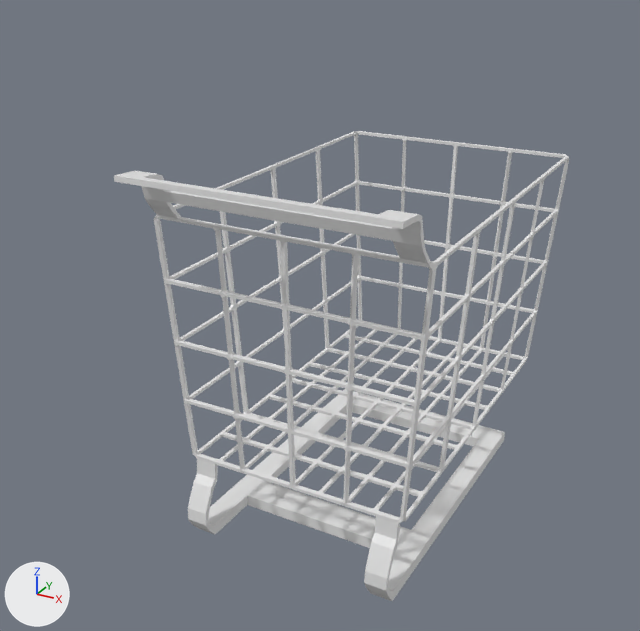
Two versions of the FBX model Assets/_Art/_Models/shoppingcart.fbx, one commit apart.
Camera for both pictures: a camera (50 mm lens) standing at (2.91, -5.9, 3.82) and looking at (0.16, -0.89, 1.31). Arrows for +X, +Y and +Z are at lower left; the lights stay in place.
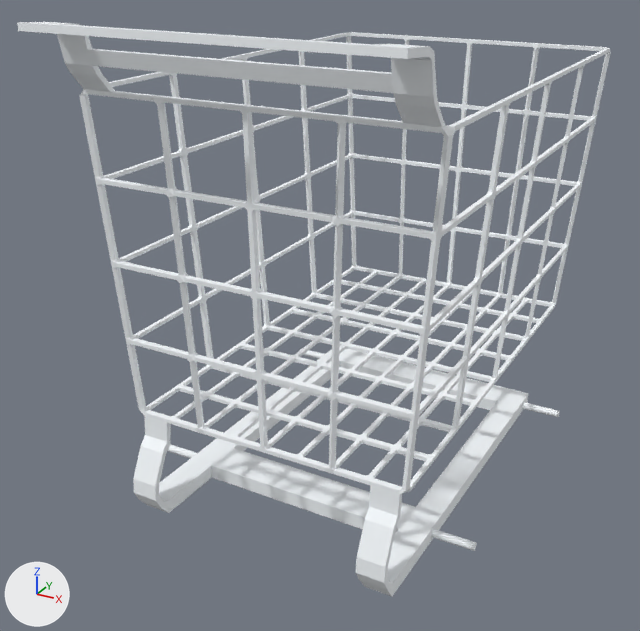
Pixel boxes (x1, y1, x2, y2) of what changed, in the pictures (640 x 631 px):
'Cube', reshaped, moved (30% wider, 22% taller)
    before: (114, 131, 569, 601)
    after: (17, 22, 611, 597)
part 1 of me_cube_001, added
    after: (522, 402, 560, 417)
part 2 of me_cube_001, added
    after: (431, 529, 477, 551)
part 3 of me_cube_001, added
    after: (300, 348, 325, 359)
part 4 of me_cube_001, added
    after: (168, 444, 197, 459)
part 5 of me_cube_001, deleted
    before: (114, 131, 569, 601)
part 6 of me_cube_001, recoloured
    before: (136, 132, 569, 551)
    after: (46, 24, 610, 533)

The change in detail:
Material 'cartMaterial' (mat_cartmaterial) is new.
Its base color is (0.934, 0.97, 1.0) (white #f7fcff).
Its roughness is 0.693.
me_cube_001 is used by ob_cube; location (0.208, 0.018, 0.724); scale (0.0512, 0.0744, 0.0469).
me_cube_001 had 14640 vertices, 15147 faces and spanned x -19.6..19.6, y -25.0..20.5, z -26.2..36.1.
me_cube_001 now has 2648 vertices, 1983 faces and spans x -21.5..21.0, y -25.0..20.5, z -26.2..36.1.
me_cube_001 part 1: a new loose piece, a 32-sided cylinder along x spanning x 15.42..21.02, y 11.9..12.55, z -25.72..-24.68, in mat_cartmaterial (white #f7fcff).
me_cube_001 part 2: a new loose piece, a 32-sided cylinder along x spanning x 15.42..21.02, y -12.26..-11.61, z -24.78..-23.74, in mat_cartmaterial (white #f7fcff).
me_cube_001 part 3: a new loose piece of 64 vertices spanning x -21.5..-15.9, y 11.9..12.6, z -25.7..-24.7, in mat_cartmaterial (white #f7fcff).
me_cube_001 part 4: a new loose piece of 64 vertices spanning x -21.5..-15.9, y -12.3..-11.6, z -24.8..-23.7, in mat_cartmaterial (white #f7fcff).
me_cube_001 part 5: 12248 vertices removed from x -19.6..19.6, y -25.0..20.5, z -26.2..36.1.
me_cube_001 part 6: 1019 faces spanning x -19.6..19.6, y -25.0..20.5, z -26.2..36.1 switch from no material to mat_cartmaterial (white #f7fcff).
Object 'Cube' (ob_cube) moves from (0.208, 0.018, 0.724) to (0.634, -0.994, 1.721).
